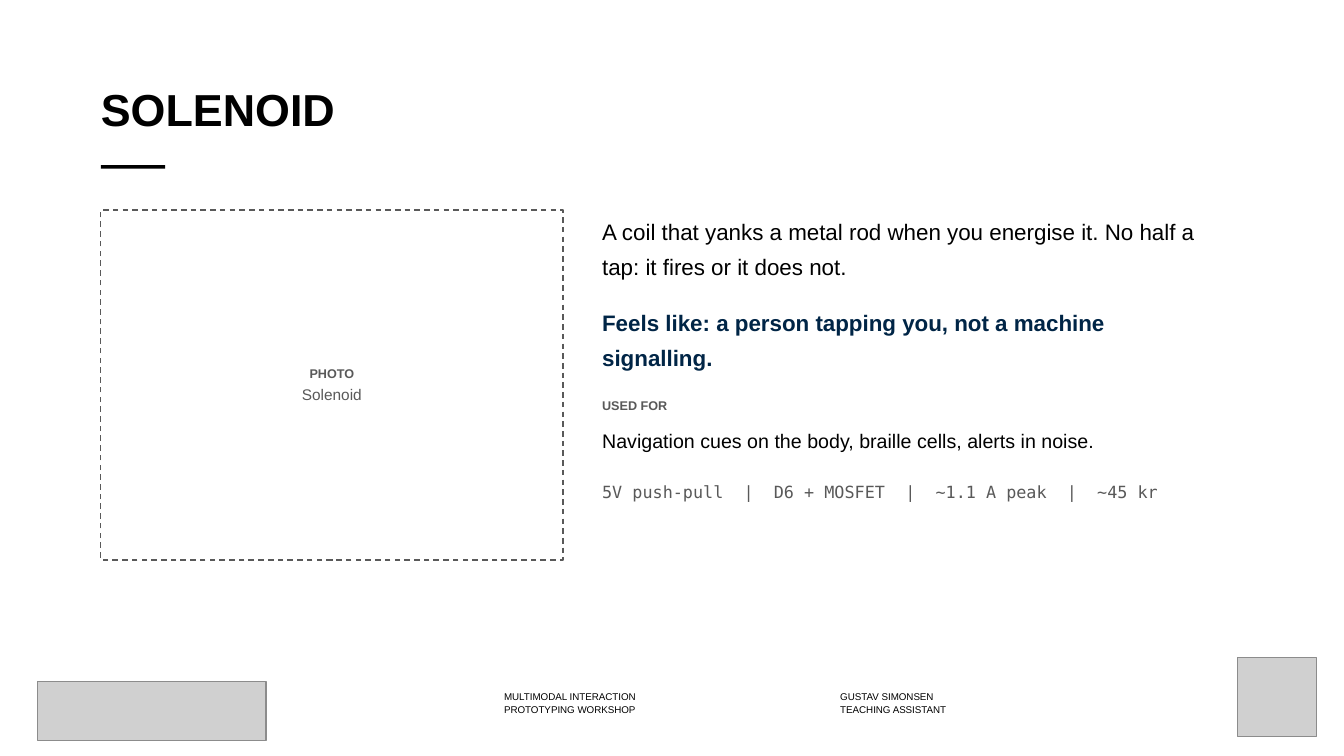
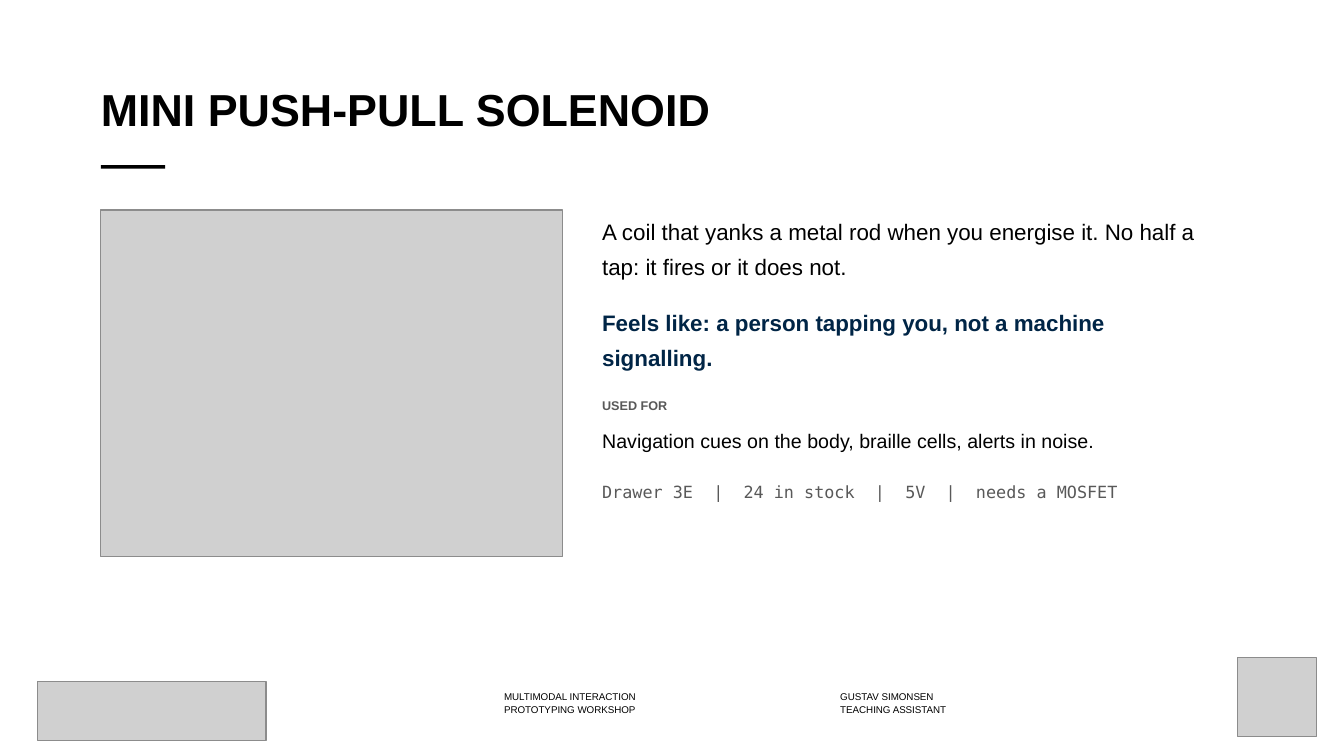
Before and after one commit to labtools-au/multimodal-actuator-workshop, a slide deck: slide 12 of docs/multimodal-actuator-workshop.pptx. Drawn at 1344x756 pixels with LibreOffice and Linux fonts; fonts in the diff are those of the drawing; grey boxes stand for pictures; background and template pictures are left out. Boxes give left, top, right and bottom in pixels: in the first picture for what was removed or moved away, otherwise in the second. Text is boxed around its words. In the diff, an @@ line names an element or a change of style, - is before the commit and + after.

```diff
--- a/docs/multimodal-actuator-workshop.pptx
+++ b/docs/multimodal-actuator-workshop.pptx
@@ title at [101,94,710,127]: text changed @@
-SOLENOID
+MINI PUSH-PULL SOLENOID
@@ rectangle removed at [101,210,563,560] @@
-PHOTO
-Solenoid
@@ picture added at [101,210,563,557] @@
@@ text at [602,485,1118,498]: text changed @@
-5V push-pull | D6 + MOSFET | ~1.1 A peak | ~45 kr
+Drawer 3E | 24 in stock | 5V | needs a MOSFET
```
Also in this commit, not shown: 4 other slides changed, 1 slide added, 1 slide removed, 9 other files.
